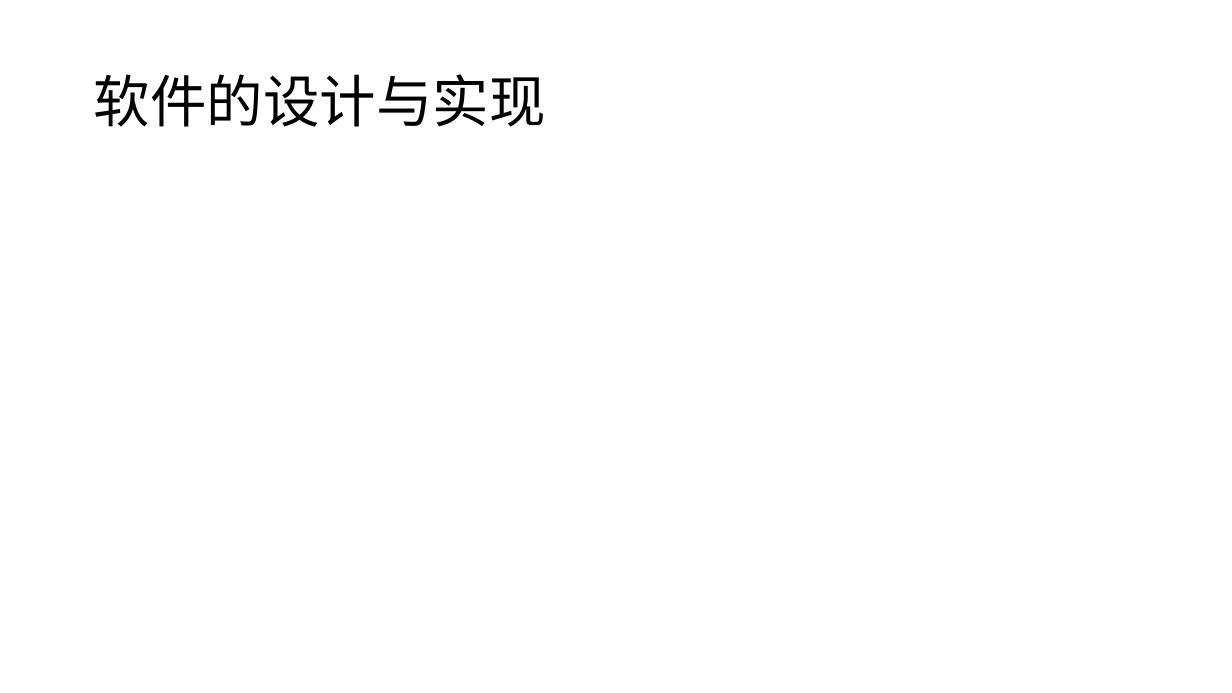
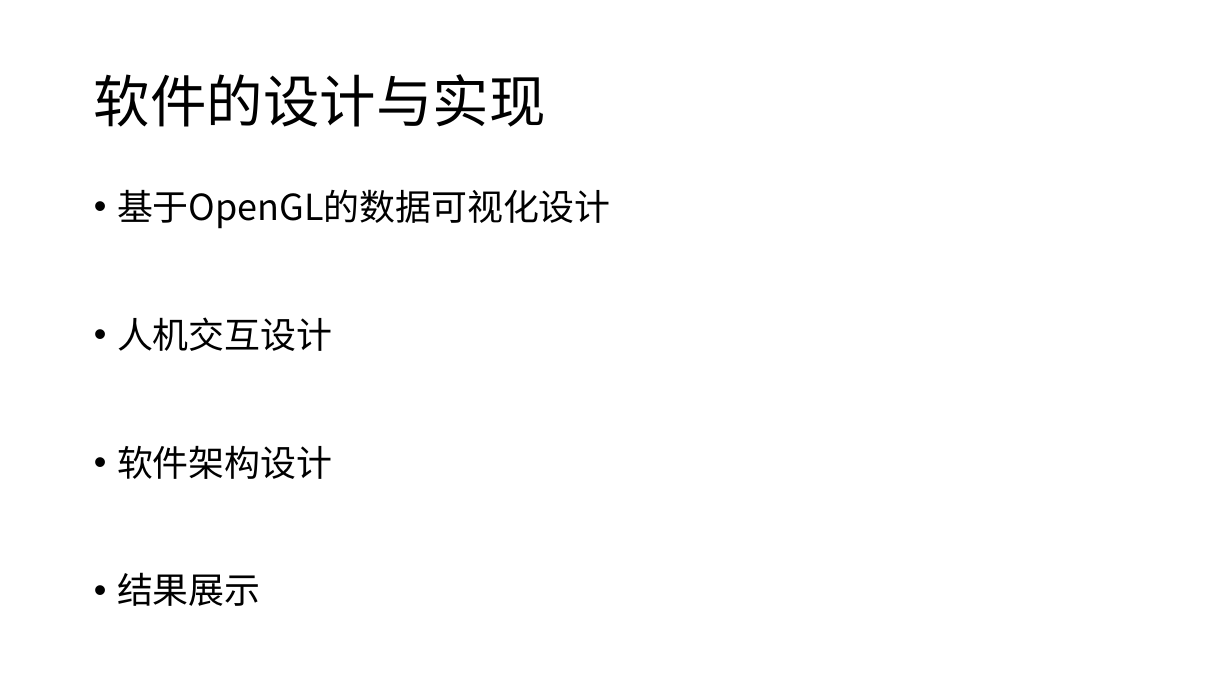
Before and after one commit to DreamtaleCore/MyPaper, a slide deck: slide 11 of presentation/基于手机的室内导航与浏览系统设计.pptm (slide 9 before the commit). Drawn at 1232x693 pixels with LibreOffice and Linux fonts; fonts in the diff are those of the drawing. Boxes give left, top, right and bottom in pixels: in the first picture for what was removed or moved away, otherwise in the second. Text is boxed around its words. In the diff, an @@ line names an element or a change of style, - is before the commit and + after.

Commit message:
presentation 0.75

```diff
--- a/presentation/基于手机的室内导航与浏览系统设计.pptm
+++ b/presentation/基于手机的室内导航与浏览系统设计.pptm
@@ text added at bbox=[117, 189, 611, 229], 28 pt, text #000000 @@
+• 基于OpenGL的数据可视化设计
@@ text added at bbox=[117, 317, 332, 351], 28 pt, text #000000 @@
+• 人机交互设计
@@ text added at bbox=[117, 445, 332, 479], 28 pt, text #000000 @@
+• 软件架构设计
@@ text added at bbox=[117, 572, 261, 606], 28 pt, text #000000 @@
+• 结果展示
```
Also in this commit, not shown: 2 other slides changed, 2 slides added, 3 other files.
